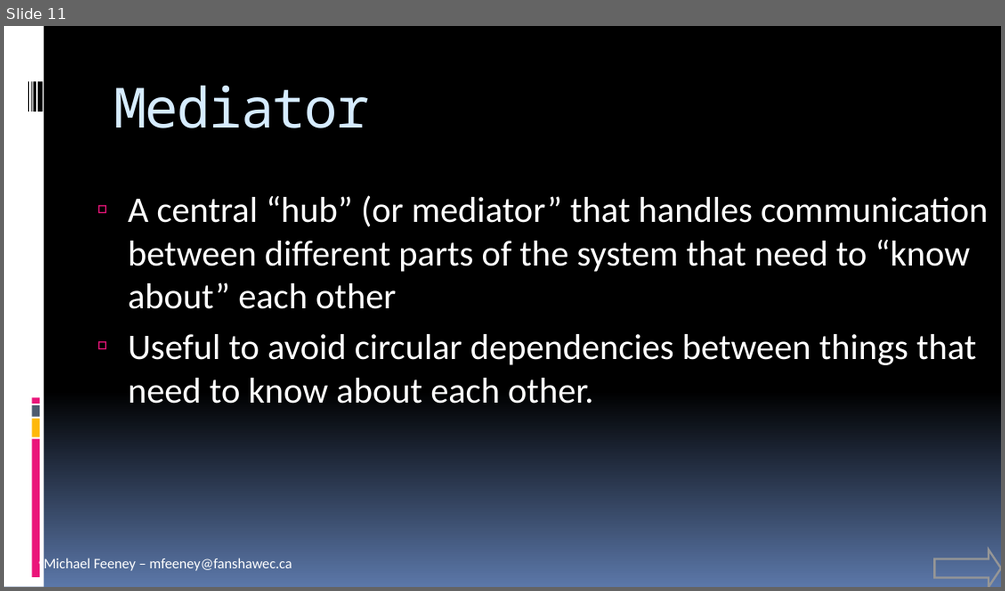
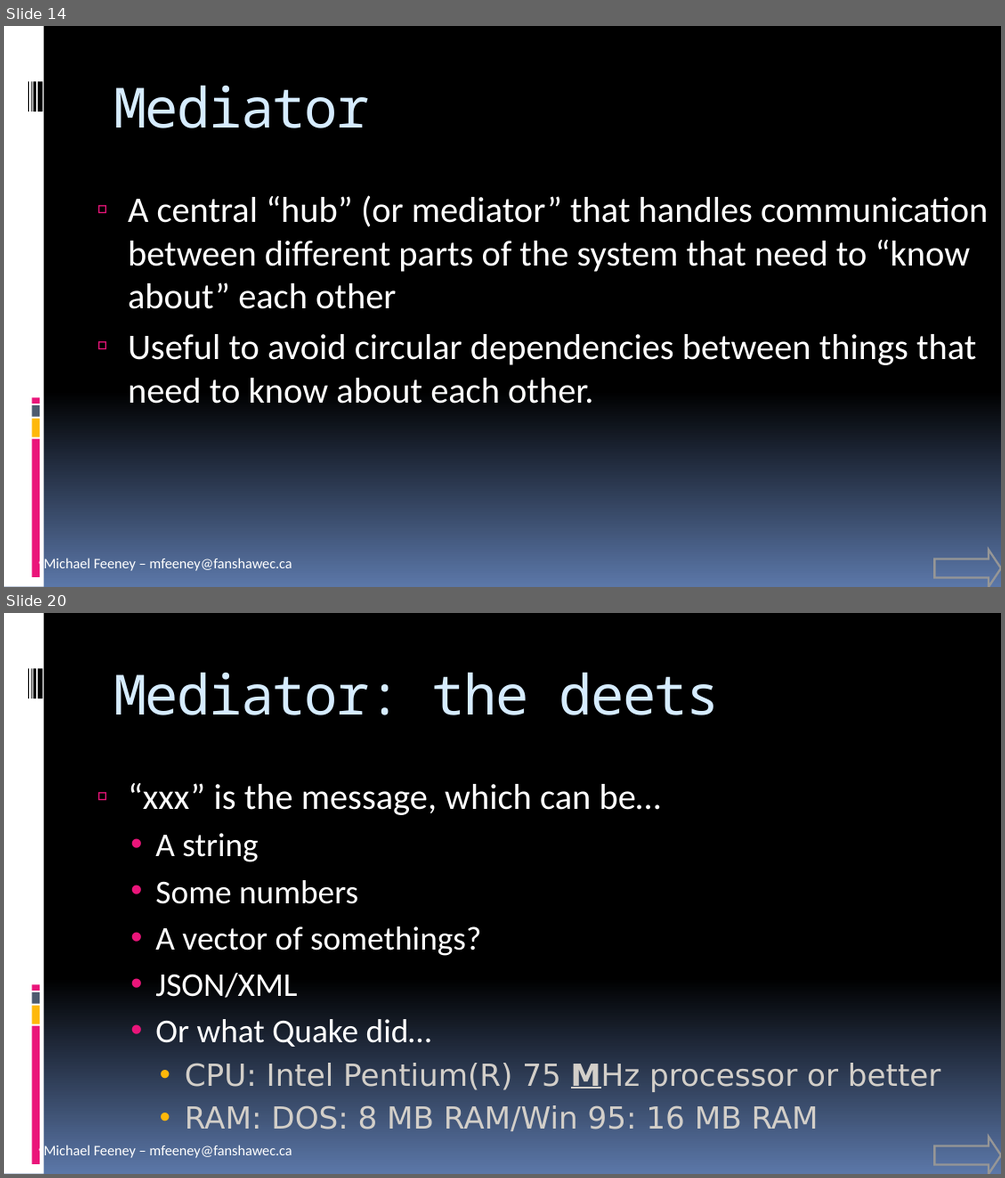
Before and after one commit to FeeneyCodes/GDP202425, a slide deck: 6044_FramPat/D2D/INFO_6044_Patterns (live document).pptx. Shown one above the other, each under a label of ours: slide 11 before the commit, slides 14 and 20 after it; the slides between them are not shown. The pictures are 1005x591 and 1005x1178 pixels, drawn with LibreOffice and Linux fonts; fonts in the diff are those of the drawing. Boxes give left, top, right and bottom in pixels: in the first picture for what was removed or moved away, otherwise in the second. Text is boxed around its words. In the diff, an @@ line names an element or a change of style, - is before the commit and + after.

```diff
--- a/6044_FramPat/D2D/INFO_6044_Patterns (live document).pptx
+++ b/6044_FramPat/D2D/INFO_6044_Patterns (live document).pptx
@@ slide 20 added at (x1=4, y1=613, x2=1001, y2=1174), background gradient #000000 to #5B77A8; not listed: 10 template elements that a slide beside it also shows @@
@@ title added at (x1=113, y1=672, x2=720, y2=715), 40 pt, text #D6ECFF @@
+Mediator: the deets
@@ text added at (x1=128, y1=783, x2=941, y2=1131), 22 pt, text #FFFFFF @@
+  ▫ “xxx” is the message, which can be…
+    • A string
+    • Some numbers
+    • A vector of somethings?
+    • JSON/XML
+    • Or what Quake did…
+      • CPU: Intel Pentium(R) 75 MHz processor or better
+      • RAM: DOS: 8 MB RAM/Win 95: 16 MB RAM
@@ right arrow added at (x1=934, y1=1136, x2=1001, y2=1174), outline #969696 1.5 pt @@
@@ what was slide 11 is now slide 14 @@
```
Also in this commit, not shown: 1 slide changed, 13 other slides added, 32 other files.
